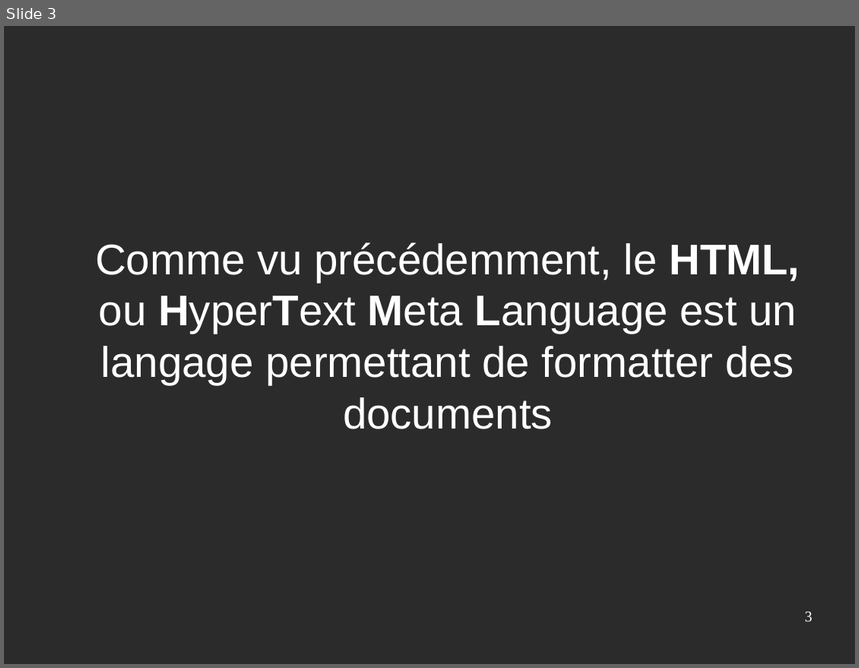
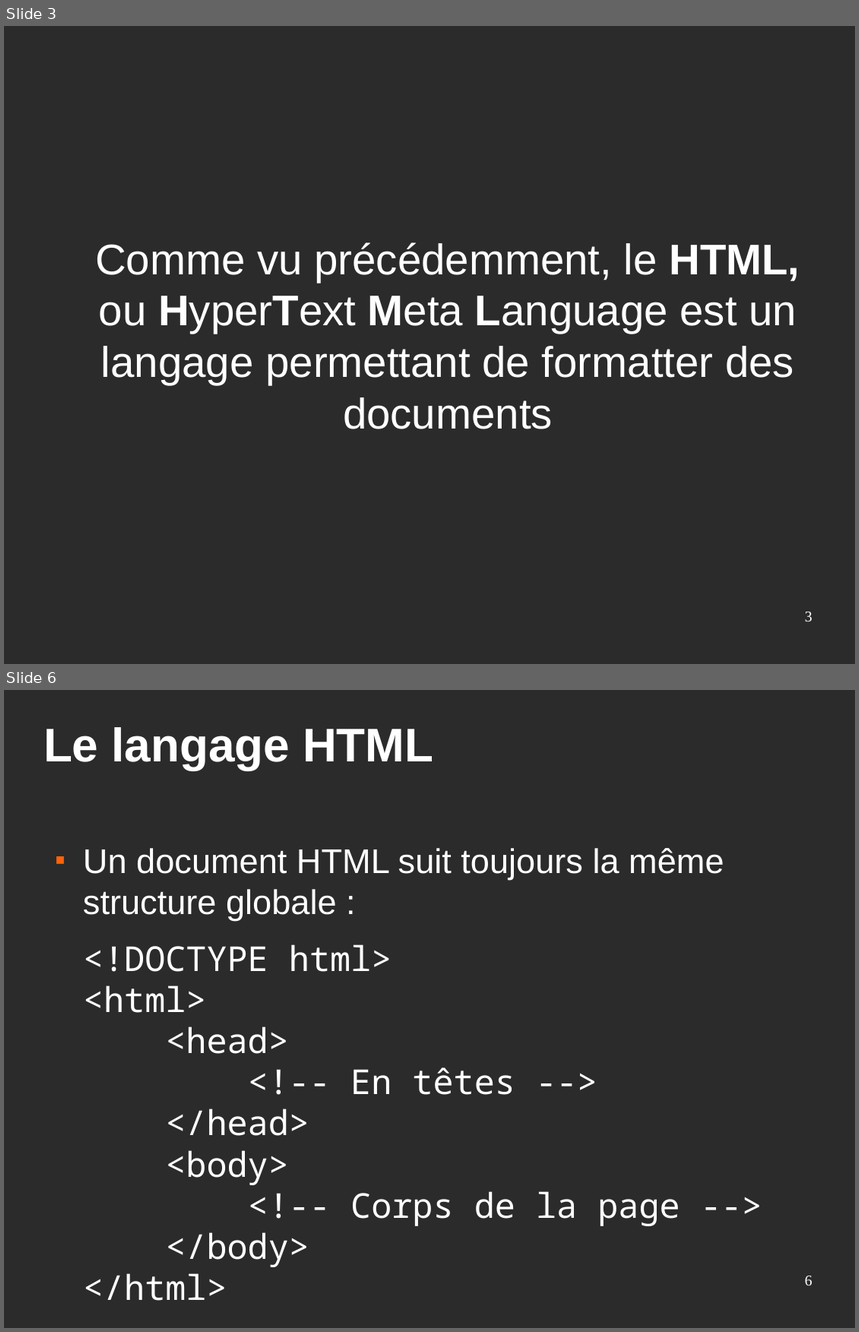
Before and after one commit to Eirbware/Formation, a slide deck: presentations/html.odp. Shown one above the other, each under a label of ours: slide 3 before the commit, slides 3 and 6 after it; the slides between them are not shown. The pictures are 859x668 and 859x1332 pixels, drawn with LibreOffice and Linux fonts; fonts in the diff are those of the drawing; background and template pictures are left out; a plain dark background stands for a picture behind light text. Boxes give left, top, right and bottom in pixels: in the first picture for what was removed or moved away, otherwise in the second. Text is boxed around its words. In the diff, an @@ line names an element or a change of style, - is before the commit and + after.

Commit message:
[HTML] Avancement

```diff
--- a/presentations/html.odp
+++ b/presentations/html.odp
@@ slide 6 added at [4,690,855,1328], background picture (left out) @@
@@ title added at [44,727,433,771], 44 pt, text #FFFFFF, bold @@
+Le langage HTML
@@ text added at [83,848,724,1301], 32 pt, text #FFFFFF @@
+■ Un document HTML suit toujours la même structure globale :
+<!DOCTYPE html>
+<html>
+<head>
+<!-- En têtes -->
+</head>
+<body>
+<!-- Corps de la page -->
+</body>
+</html>
@@ page number added at [805,1276,813,1286], 14 pt, text #FFFFFF @@
+6
```
Also in this commit, not shown: 2 slides changed.
